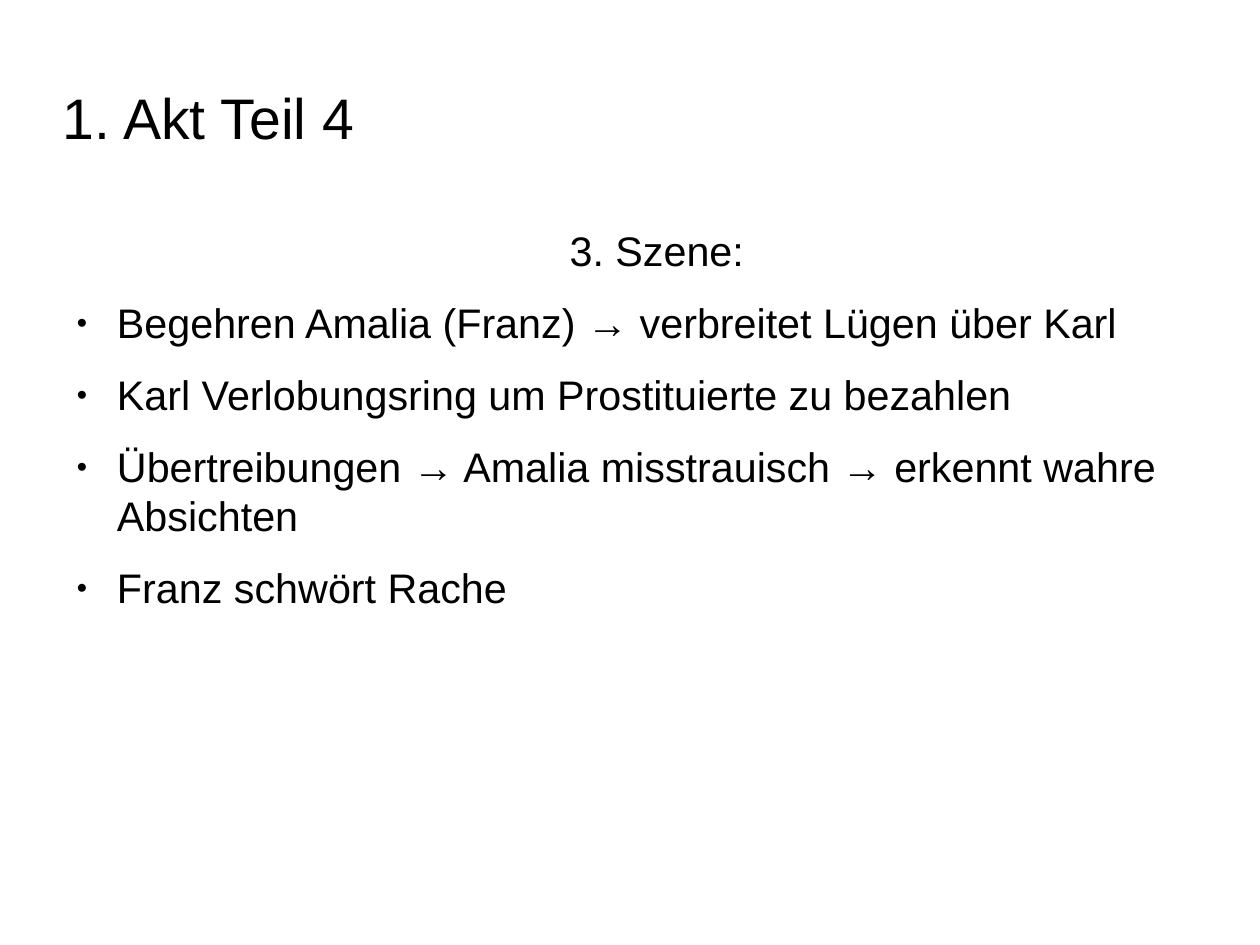
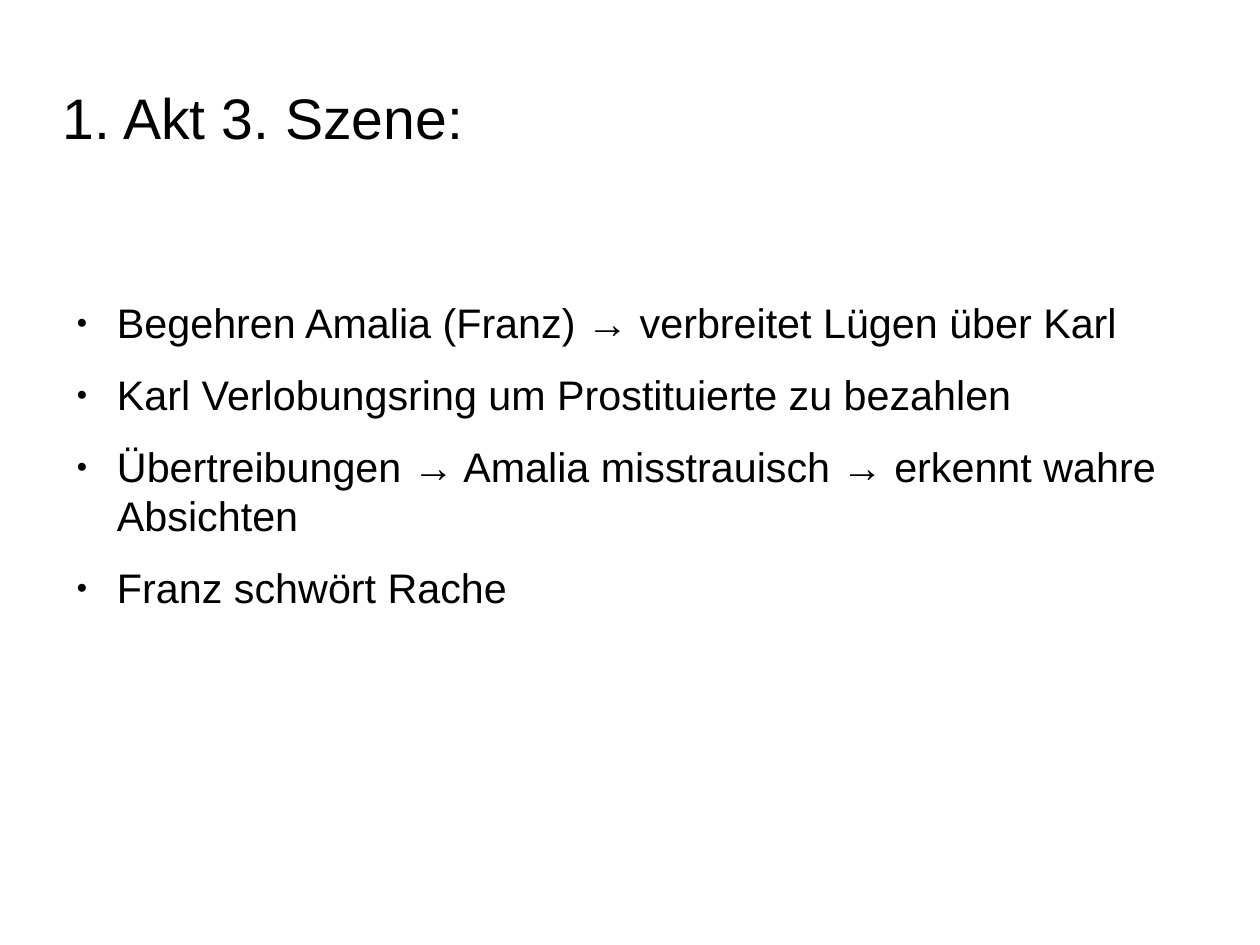
Before and after one commit to Galaxyqasar/Schule, a slide deck: slide 12 of Vortraege/Die_R-uber/Die_Raeuber.odp (slide 11 before the commit). Drawn at 1260x945 pixels with LibreOffice and Linux fonts; fonts in the diff are those of the drawing; background and template pictures are left out. Boxes give left, top, right and bottom in pixels: in the first picture for what was removed or moved away, otherwise in the second. Text is boxed around its words. In the diff, an @@ line names an element or a change of style, - is before the commit and + after.

```diff
--- a/Vortraege/Die_R-uber/Die_Raeuber.odp
+++ b/Vortraege/Die_R-uber/Die_Raeuber.odp
@@ title at (x1=63, y1=97, x2=463, y2=140): text changed @@
-1. Akt Teil 4
+1. Akt 3. Szene:
@@ text at (x1=570, y1=237, x2=743, y2=267): paragraph removed @@
-3. Szene:
```
Also in this commit, not shown: 15 other slides changed, 2 slides added.
